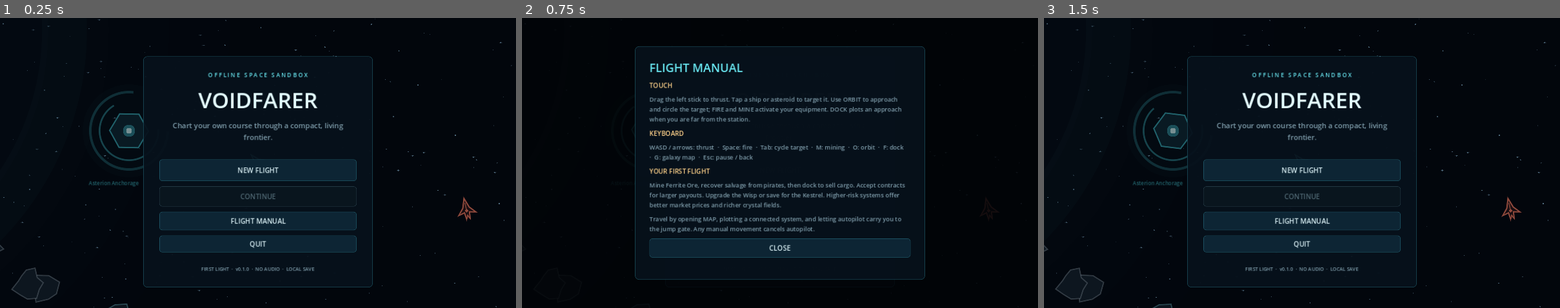
Above: before the commit, frames 1-3 (left to right).
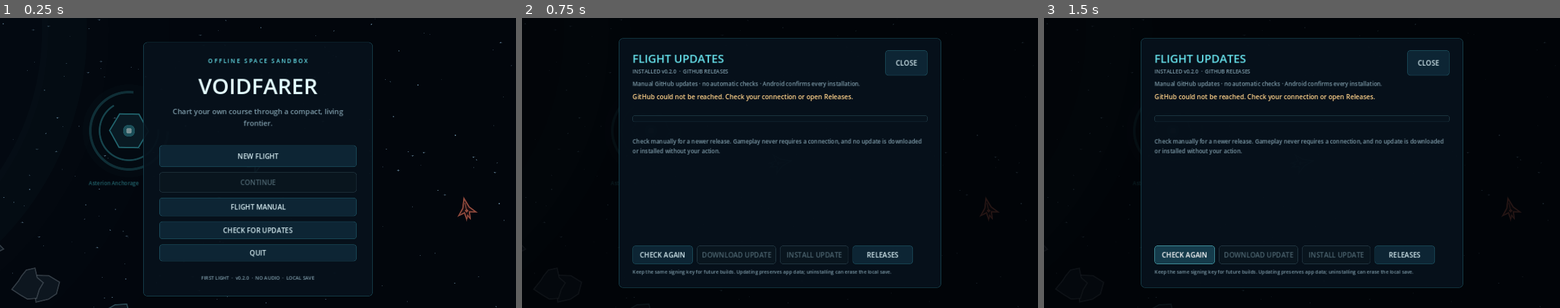
Above: after the commit, the same moments.

Repository: tensozanghetzu-hub/Voidfarer
Game: Godot game, scene res://scenes/main.tscn
The game is run twice, just before and just after one commit, with the same random seed, the same clock (stepped at 60 frames per second) and the same inputs.
Inputs (mouse positions are in pixels of both pictures, inside the frame that each line leads up to):
- Up to frame 1 (0.25 s): no input
- Up to frame 2 (0.75 s): click (780, 229) at 0.5 s, where only the run after the commit has a clickable "CHECK FOR UPDATES"
- Up to frame 3 (1.5 s): click (1183, 255) at 1.25 s, where only the run after the commit has a clickable "CHECK AGAIN"

The runs differ from the first frame. In frame 1, 10% of the frame differs, in the area x 27-73%, y 8-96%; in frame 2, 11%; in frame 3, 15%, in the area x 0-100%, y 0-100%.

Commit message:
Add verified in-game GitHub updater
Add manual release checks, release notes, cancelable downloads, size/SHA-256 verification, and an Android user-confirmed installer bridge. Preserve package and signing compatibility for save-retaining updates.

Diff:
--- a/project.godot
+++ b/project.godot
@@ -5,9 +5,15 @@
 [application]
 config/name="Voidfarer"
 config/description="An original offline tactical space sandbox."
+config/version="0.2.0"
 run/main_scene="res://scenes/main.tscn"
 config/features=PackedStringArray("4.3", "GL Compatibility")
 config/icon="res://assets/icon.png"
+
+[editor_plugins]
+; Enabled by tools/prepare_android_build.py after the first project import.
+; This avoids a Godot 4.3 clean headless-import crash with auto-loaded add-ons.
+enabled=PackedStringArray()
 
 [display]
 window/size/viewport_width=1280
--- a/scripts/game_data.gd
+++ b/scripts/game_data.gd
@@ -1,6 +1,6 @@
 extends RefCounted
 
-const GAME_VERSION := "0.1.0"
+const GAME_VERSION := "0.2.0"
 const SAVE_NAME := "Voidfarer"
 
 const RESOURCES := {
--- a/scripts/main.gd
+++ b/scripts/main.gd
@@ -4,6 +4,7 @@
 const SaveManager = preload("res://scripts/save_manager.gd")
 const WorldScript = preload("res://scripts/space_world.gd")
 const JoystickScript = preload("res://scripts/touch_joystick.gd")
+const UpdateManagerScript = preload("res://scripts/update_manager.gd")
 
 const CYAN := Color("69e8f2")
 const TEXT := Color("d7edf2")
@@ -51,6 +52,19 @@
 var map_list: VBoxContainer
 var map_subtitle: Label
 var death_detail: Label
+
+var updater: Node
+var update_screen: Control
+var update_version_label: Label
+var update_status_label: Label
+var update_notes_label: Label
+var update_progress_bar: ProgressBar
+var update_progress_label: Label
+var update_check_button: Button
+var update_download_button: Button
+var update_install_button: Button
+var update_cancel_button: Button
+
 var notice_timer := 0.0
 var hud_timer := 0.0
 
@@ -70,12 +84,18 @@
 	ui_layer = CanvasLayer.new()
 	ui_layer.name = "Interface"
 	add_child(ui_layer)
+	updater = UpdateManagerScript.new()
+	updater.name = "UpdateManager"
+	add_child(updater)
+	updater.changed.connect(_refresh_update_panel)
+	updater.progress_changed.connect(_on_update_progress)
 	_build_menu()
 	_build_hud()
 	_build_station()
 	_build_map()
 	_build_pause()
 	_build_death()
+	_build_updater()
 	show_menu()
 
 func _register_inputs() -> void:
@@ -232,7 +252,7 @@
 	menu_screen.add_child(shade)
 	shade.set_anchors_and_offsets_preset(Control.PRESET_FULL_RECT)
 	shade.color = Color(0.005, 0.015, 0.027, 0.44)
-	var panel := _center_panel(menu_screen, 570, 530)
+	var panel := _center_panel(menu_screen, 570, 600)
 	var box := _vbox(_margin(panel, 28), 13)
 	box.alignment = BoxContainer.ALIGNMENT_CENTER
 	var eyebrow := _label(box, "O F F L I N E   S P A C E   S A N D B O X", 14, CYAN)
@@ -245,6 +265,7 @@
 	_button(box, "NEW FLIGHT", start_new_game, Vector2(0, 54))
 	continue_button = _button(box, "CONTINUE", continue_game, Vector2(0, 50))
 	_button(box, "FLIGHT MANUAL", show_flight_manual, Vector2(0, 46))
+	_button(box, "CHECK FOR UPDATES", open_updater, Vector2(0, 44))
 	_button(box, "QUIT", func(): get_tree().quit(), Vector2(0, 42))
 	_spacer(box, 6)
 	var footer := _label(box, "FIRST LIGHT  ·  v%s  ·  NO AUDIO  ·  LOCAL SAVE" % Data.GAME_VERSION, 12, MUTED)
@@ -438,6 +459,90 @@
 	_button(box, "RECOVER AT STATION", recover_ship, Vector2(0, 54))
 	_button(box, "RETURN TO MAIN MENU", show_menu, Vector2(0, 46))
 
+func _build_updater() -> void:
+	update_screen = _overlay("FlightUpdates")
+	var panel := _center_panel(update_screen, 800, 620)
+	var outer := _vbox(_margin(panel, 22), 10)
+	var title_row := _hbox(outer, 10)
+	var titles := _vbox(title_row, 3)
+	titles.size_flags_horizontal = Control.SIZE_EXPAND_FILL
+	_label(titles, "FLIGHT UPDATES", 28, CYAN)
+	update_version_label = _label(titles, "", 13, MUTED)
+	update_cancel_button = _button(title_row, "CANCEL", func(): updater.cancel(), Vector2(105, 42))
+	_button(title_row, "CLOSE", close_updater, Vector2(105, 42))
+	_label(outer, "Manual GitHub updates · no automatic checks · Android confirms every installation.", 14, MUTED)
+	update_status_label = _label(outer, "", 16, Color("ffd28a"))
+	update_status_label.custom_minimum_size.y = 48
+	update_progress_bar = _bar(outer, CYAN)
+	update_progress_bar.custom_minimum_size.y = 14
+	update_progress_label = _label(outer, "", 12, MUTED)
+	update_progress_label.horizontal_alignment = HORIZONTAL_ALIGNMENT_CENTER
+	var notes_scroll := ScrollContainer.new()
+	outer.add_child(notes_scroll)
+	notes_scroll.size_flags_vertical = Control.SIZE_EXPAND_FILL
+	notes_scroll.horizontal_scroll_mode = ScrollContainer.SCROLL_MODE_DISABLED
+	update_notes_label = _label(notes_scroll, "", 14, MUTED)
+	update_notes_label.custom_minimum_size.x = 710
+	update_notes_label.size_flags_horizontal = Control.SIZE_EXPAND_FILL
+	var actions := _hbox(outer, 10)
+	update_check_button = _button(actions, "CHECK AGAIN", func(): updater.check_for_updates(), Vector2(150, 46))
+	update_download_button = _button(actions, "DOWNLOAD UPDATE", func(): updater.download_update(), Vector2(180, 46))
+	update_install_button = _button(actions, "INSTALL UPDATE", func(): updater.install_downloaded(), Vector2(170, 46))
+	_button(actions, "RELEASES", func(): updater.open_releases(), Vector2(150, 46))
+	_label(outer, "Keep the same signing key for future builds. Updating preserves app data; uninstalling can erase the local save.", 12, MUTED)
+	_refresh_update_panel()
+
+func open_updater() -> void:
+	if state != "menu":
+		return
+	state = "updater"
+	_hide_all_screens()
+	update_screen.visible = true
+	_refresh_update_panel()
+	if not updater.is_busy() and not updater.has_update() and not updater.has_download():
+		updater.check_for_updates()
+
+func close_updater() -> void:
+	if updater.is_busy():
+		updater.cancel()
+	show_menu()
+
+func _refresh_update_panel() -> void:
+	if update_status_label == null:
+		return
+	update_version_label.text = "INSTALLED v%s  ·  GITHUB RELEASES" % str(updater.current_version)
+	update_status_label.text = str(updater.status)
+	var available: bool = updater.has_update()
+	var ready: bool = updater.has_download()
+	var busy: bool = updater.is_busy()
+	if available:
+		var notes := str(updater.latest_release["notes"]).strip_edges()
+		update_notes_label.text = "%s\n\n%s" % [str(updater.latest_release["title"]), notes if not notes.is_empty() else "No release notes were provided."]
+	else:
+		update_notes_label.text = "Check manually for a newer release. Gameplay never requires a connection, and no update is downloaded or installed without your action."
+	update_check_button.disabled = busy
+	update_download_button.disabled = busy or not available or ready
+	update_download_button.text = "DOWNLOADED" if ready else "DOWNLOAD UPDATE"
+	update_install_button.disabled = busy or not ready
+	update_cancel_button.visible = busy
+	if updater.operation == "check":
+		update_progress_bar.max_value = 1.0
+		update_progress_bar.value = 0.0
+		update_progress_label.text = "Contacting GitHub…"
+
+func _on_update_progress(received: int, total: int) -> void:
+	if update_progress_bar == null:
+		return
+	update_progress_bar.max_value = maxf(float(total), 1.0)
+	update_progress_bar.value = float(received)
+	if total > 0:
+		var percent := int(round(100.0 * float(received) / float(total)))
+		update_progress_label.text = "%.1f / %.1f MB  ·  %d%%" % [float(received) / 1048576.0, float(total) / 1048576.0, percent]
+	elif received > 0:
+		update_progress_label.text = "%.1f MB downloaded" % (float(received) / 1048576.0)
+	else:
+		update_progress_label.text = ""
+
 func show_menu() -> void:
 	state = "menu"
 	world.set_active(false)
@@ -446,7 +551,7 @@
 	continue_button.disabled = not SaveManager.has_save()
 
 func _hide_all_screens() -> void:
-	for screen in [menu_screen, hud, station_screen, map_screen, pause_screen, death_screen]:
+	for screen in [menu_screen, hud, station_screen, map_screen, pause_screen, death_screen, update_screen]:
 		screen.visible = false
 
 func start_new_game() -> void:
@@ -877,6 +982,8 @@
 			undock()
 		"death":
 			show_menu()
+		"updater":
+			close_updater()
 		"menu":
 			get_tree().quit()
 
--- /dev/null
+++ b/scripts/update_manager.gd
@@ -0,0 +1,279 @@
+extends Node
+
+const Data = preload("res://scripts/game_data.gd")
+
+const API_URL := "https://api.github.com/repos/tensozanghetzu-hub/Voidfarer/releases/latest"
+const RELEASES_URL := "https://github.com/tensozanghetzu-hub/Voidfarer/releases"
+const DOWNLOAD_URL_PREFIX := "https://github.com/tensozanghetzu-hub/Voidfarer/releases/download/"
+const ASSET_NAME := "Voidfarer.apk"
+const UPDATE_DIR := "user://updates"
+const PART_PATH := "user://updates/Voidfarer-update.apk.part"
+const FINAL_PATH := "user://updates/Voidfarer-update.apk"
+var request_headers := PackedStringArray([
+	"Accept: application/vnd.github+json",
+	"User-Agent: Voidfarer-Android-Updater",
+	"X-GitHub-Api-Version: 2022-11-28"
+])
+
+signal changed
+signal progress_changed(received: int, total: int)
+
+var current_version := Data.GAME_VERSION
+var operation := ""
+var status := "Check GitHub only when you choose. Gameplay remains offline."
+var latest_release: Dictionary = {}
+var downloaded_path := ""
+var downloaded_tag := ""
+var last_progress := -1
+
+var check_request: HTTPRequest
+var download_request: HTTPRequest
+
+func _ready() -> void:
+	check_request = _make_request(45.0)
+	check_request.body_size_limit = 2 * 1024 * 1024
+	check_request.request_completed.connect(_on_check_completed)
+	download_request = _make_request(0.0)
+	download_request.request_completed.connect(_on_download_completed)
+
+func _make_request(timeout_seconds: float) -> HTTPRequest:
+	var request := HTTPRequest.new()
+	add_child(request)
+	request.timeout = timeout_seconds
+	request.max_redirects = 8
+	request.use_threads = true
+	request.download_chunk_size = 65536
+	return request
+
+func is_busy() -> bool:
+	return not operation.is_empty()
+
+func has_update() -> bool:
+	return not latest_release.is_empty()
+
+func has_download() -> bool:
+	return not downloaded_path.is_empty() and FileAccess.file_exists(downloaded_path)
+
+func check_for_updates() -> void:
+	if is_busy():
+		return
+	latest_release.clear()
+	downloaded_path = ""
+	downloaded_tag = ""
+	_remove_if_exists(PART_PATH)
+	_remove_if_exists(FINAL_PATH)
+	last_progress = -1
+	operation = "check"
+	status = "Checking the latest GitHub release…"
+	changed.emit()
+	var error := check_request.request(API_URL, request_headers)
+	if error != OK:
+		_fail("Could not start the update check. Open Releases or try again later.", "check")
+
+func download_update() -> void:
+	if is_busy() or latest_release.is_empty():
+		return
+	if has_download() and downloaded_tag == str(latest_release["tag"]):
+		status = "Update already downloaded and verified. Ready to install."
+		changed.emit()
+		return
+	DirAccess.make_dir_recursive_absolute(UPDATE_DIR)
+	_remove_if_exists(PART_PATH)
+	_remove_if_exists(FINAL_PATH)
+	downloaded_path = ""
+	downloaded_tag = ""
+	last_progress = -1
+	operation = "download"
+	status = "Downloading Voidfarer v%s…" % str(latest_release["version"])
+	download_request.download_file = PART_PATH
+	changed.emit()
+	progress_changed.emit(0, int(latest_release["size"]))
+	var error := download_request.request(str(latest_release["url"]), request_headers)
+	if error != OK:
+		_fail("Could not start the download. Check your connection and try again.", "download")
+
+func cancel() -> void:
+	if operation == "check":
+		check_request.cancel_request()
+	elif operation == "download":
+		download_request.cancel_request()
+		_remove_if_exists(PART_PATH)
+	else:
+		return
+	operation = ""
+	status = "Update request canceled. No changes were installed."
+	progress_changed.emit(0, 0)
+	changed.emit()
+
+func install_downloaded() -> String:
+	if not has_download():
+		status = "Download and verify an update before installing."
+		changed.emit()
+		return "error"
+	if OS.get_name() != "Android":
+		status = "The APK is verified. Android installation is available on an Android device."
+		changed.emit()
+		return "unsupported"
+	if not Engine.has_singleton("VoidfarerUpdater"):
+		status = "The Android installer bridge is unavailable. Use the Releases page instead."
+		changed.emit()
+		return "error"
+	var bridge = Engine.get_singleton("VoidfarerUpdater")
+	var result: String = str(bridge.installApk(ProjectSettings.globalize_path(downloaded_path)))
+	match result:
+		"started":
+			status = "Android's installer is open. Confirm the update; your save is retained."
+		"permission_required":
+			status = "Enable ‘Allow from this source’ for Voidfarer, return here, then tap INSTALL again."
+		_:
+			status = "Could not open Android's installer. %s" % result.trim_prefix("error: ")
+	changed.emit()
+	return result
+
+func open_releases() -> void:
+	OS.shell_open(RELEASES_URL)
+
+func _process(_delta: float) -> void:
+	if operation != "download":
+		return
+	var received := download_request.get_downloaded_bytes()
+	var total := download_request.get_body_size()
+	if total <= 0 and not latest_release.is_empty():
+		total = int(latest_release["size"])
+	var marker := int(float(received) / 262144.0)
+	if marker != last_progress:
+		last_progress = marker
+		progress_changed.emit(received, total)
+
+func _on_check_completed(result: int, response_code: int, _headers: PackedStringArray, body: PackedByteArray) -> void:
+	if operation != "check":
+		return
+	operation = ""
+	if result != HTTPRequest.RESULT_SUCCESS:
+		_fail("GitHub could not be reached. Check your connection or open Releases.", "")
+		return
+	if response_code != 200:
+		_fail("GitHub returned HTTP %d. Try again later or open Releases." % response_code, "")
+		return
+	var json := JSON.new()
+	if json.parse(body.get_string_from_utf8()) != OK or not json.data is Dictionary:
+		_fail("GitHub returned an unreadable release response. Try again later.", "")
+		return
+	var parsed := parse_release(json.data)
+	if parsed.is_empty():
+		_fail("The latest release has no compatible Voidfarer.apk download.", "")
+		return
+	if not is_newer_version(str(parsed["version"]), current_version):
+		status = "You’re up to date · Voidfarer v%s" % current_version
+		changed.emit()
+		return
+	latest_release = parsed
+	status = "Update available · Voidfarer v%s" % str(parsed["version"])
+	changed.emit()
+
+func _on_download_completed(result: int, response_code: int, _headers: PackedStringArray, _body: PackedByteArray) -> void:
+	if operation != "download":
+		return
+	operation = ""
+	if result != HTTPRequest.RESULT_SUCCESS or response_code != 200:
+		_remove_if_exists(PART_PATH)
+		_fail("The update download was interrupted. No partial file was kept.", "")
+		return
+	if not FileAccess.file_exists(PART_PATH):
+		_fail("The downloaded APK could not be saved on this device.", "")
+		return
+	var file := FileAccess.open(PART_PATH, FileAccess.READ)
+	if file == null:
+		_fail("The downloaded APK could not be read for verification.", "")
+		return
+	var actual_size := file.get_length()
+	file.close()
+	var expected_size := int(latest_release["size"])
+	if expected_size > 0 and actual_size != expected_size:
+		_remove_if_exists(PART_PATH)
+		_fail("The APK size did not match GitHub's release data. The file was deleted.", "")
+		return
+	var expected_digest := str(latest_release["digest"])
+	if not expected_digest.is_empty():
+		var actual_digest := FileAccess.get_sha256(PART_PATH)
+		if actual_digest.to_lower() != expected_digest.to_lower():
+			_remove_if_exists(PART_PATH)
+			_fail("The APK integrity check failed. The file was deleted.", "")
+			return
+	_remove_if_exists(FINAL_PATH)
+	if DirAccess.rename_absolute(PART_PATH, FINAL_PATH) != OK:
+		_remove_if_exists(PART_PATH)
+		_fail("The verified APK could not be moved into the update folder.", "")
+		return
+	downloaded_path = FINAL_PATH
+	downloaded_tag = str(latest_release["tag"])
+	status = "Download verified · v%s is ready to install." % str(latest_release["version"])
+	progress_changed.emit(actual_size, actual_size)
+	changed.emit()
+
+func _fail(message: String, expected_operation: String) -> void:
+	if not expected_operation.is_empty() and operation != expected_operation:
+		return
+	operation = ""
+	status = message
+	progress_changed.emit(0, 0)
+	changed.emit()
+
+static func _remove_if_exists(path: String) -> void:
+	if FileAccess.file_exists(path):
+		DirAccess.remove_absolute(path)
+
+static func parse_release(payload: Dictionary) -> Dictionary:
+	if bool(payload.get("draft", false)) or bool(payload.get("prerelease", false)):
+		return {}
+	var tag := str(payload.get("tag_name", "")).strip_edges()
+	if tag.is_empty():
+		return {}
+	var assets = payload.get("assets", [])
+	if not assets is Array:
+		return {}
+	for item in assets:
+		if not item is Dictionary:
+			continue
+		if str(item.get("name", "")) != ASSET_NAME:
+			continue
+		var url := str(item.get("browser_download_url", ""))
+		var size := int(item.get("size", 0))
+		if not url.begins_with(DOWNLOAD_URL_PREFIX) or size <= 0:
+			return {}
+		var digest := ""
+		if item.get("digest", null) is String:
+			digest = str(item["digest"]).trim_prefix("sha256:")
+		var notes = payload.get("body", "")
+		if notes == null:
+			notes = ""
+		return {
+			"tag": tag,
+			"version": tag.trim_prefix("v"),
+			"title": str(payload.get("name", "Voidfarer update")),
+			"notes": str(notes).left(16000),
+			"url": url,
+			"size": size,
+			"digest": digest,
+			"page": str(payload.get("html_url", RELEASES_URL))
+		}
+	return {}
+
+static func is_newer_version(candidate: String, current: String) -> bool:
+	var left := _version_parts(candidate)
+	var right := _version_parts(current)
+	for index in range(3):
+		if left[index] > right[index]:
+			return true
+		if left[index] < right[index]:
+			return false
+	return false
+
+static func _version_parts(value: String) -> Array[int]:
+	var clean := value.strip_edges().trim_prefix("v").split("-", false)[0].split("+", false)[0]
+	var pieces := clean.split(".", false)
+	var result: Array[int] = [0, 0, 0]
+	for index in range(mini(3, pieces.size())):
+		var piece := pieces[index]
+		result[index] = int(piece) if piece.is_valid_int() else 0
+	return result
--- a/tests/capture_preview.gd
+++ b/tests/capture_preview.gd
@@ -1,4 +1,7 @@
 extends SceneTree
+
+const UpdateManager = preload("res://scripts/update_manager.gd")
+const SaveManager = preload("res://scripts/save_manager.gd")
 
 func _initialize() -> void:
 	call_deferred("_run")
@@ -36,5 +39,36 @@
 	game.open_map()
 	await create_timer(0.4).timeout
 	root.get_texture().get_image().save_png("res://test-results/map.png")
+	game.show_menu()
+	await create_timer(0.3).timeout
+	root.get_texture().get_image().save_png("res://test-results/menu.png")
+	game.updater.latest_release = {
+		"tag": "v0.3.0",
+		"version": "0.3.0",
+		"title": "Voidfarer: Frontier Signals",
+		"notes": "A preview of the manual update flow.\n\n• Check GitHub only when requested\n• Verify the downloaded APK\n• Confirm installation through Android\n\nGameplay and local saves remain available offline.",
+		"url": UpdateManager.DOWNLOAD_URL_PREFIX + "v0.3.0/Voidfarer.apk",
+		"size": 24371660,
+		"digest": "abc123",
+		"page": UpdateManager.RELEASES_URL
+	}
+	game.updater.status = "Update available · Voidfarer v0.3.0"
+	game.open_updater()
+	await create_timer(0.3).timeout
+	root.get_texture().get_image().save_png("res://test-results/updater.png")
+	DirAccess.make_dir_recursive_absolute(UpdateManager.UPDATE_DIR)
+	var placeholder := FileAccess.open(UpdateManager.FINAL_PATH, FileAccess.WRITE)
+	placeholder.store_buffer(PackedByteArray([1]))
+	placeholder.close()
+	game.updater.downloaded_path = UpdateManager.FINAL_PATH
+	game.updater.downloaded_tag = "v0.3.0"
+	game.updater.status = "Download verified · v0.3.0 is ready to install."
+	game.updater.progress_changed.emit(24371660, 24371660)
+	game.updater.changed.emit()
+	await create_timer(0.3).timeout
+	root.get_texture().get_image().save_png("res://test-results/updater-ready.png")
+	game.close_updater()
+	DirAccess.remove_absolute(UpdateManager.FINAL_PATH)
+	SaveManager.delete_save()
 	print("Preview images captured")
 	quit()
--- a/tests/test_runner.gd
+++ b/tests/test_runner.gd
@@ -2,6 +2,7 @@
 
 const Data = preload("res://scripts/game_data.gd")
 const SaveManager = preload("res://scripts/save_manager.gd")
+const UpdateManager = preload("res://scripts/update_manager.gd")
 
 var game: Node
 var failures: Array[String] = []
@@ -105,6 +106,39 @@
 	check(Data.cargo_used(game.profile) == 0, "insurance recovery clears lost cargo")
 	check(float(world.player["hull"]) > 0.0, "insurance recovery restores ship hull")
 
+	# Update metadata, version ordering, and panel behavior (no network required).
+	check(UpdateManager.is_newer_version("0.3.0", "0.2.0"), "updater detects a newer release")
+	check(not UpdateManager.is_newer_version("0.2.0", "0.2.0"), "updater rejects the installed version")
+	check(UpdateManager.is_newer_version("0.10.0", "0.9.9"), "updater compares numeric version segments")
+	check(not UpdateManager.is_newer_version("0.1.9", "0.2.0"), "updater rejects older releases")
+	var release_payload := {
+		"tag_name": "v0.3.0",
+		"name": "Voidfarer test update",
+		"body": "Updater test notes",
+		"draft": false,
+		"prerelease": false,
+		"html_url": "https://github.com/tensozanghetzu-hub/Voidfarer/releases/tag/v0.3.0",
+		"assets": [{
+			"name": "Voidfarer.apk",
+			"browser_download_url": "https://github.com/tensozanghetzu-hub/Voidfarer/releases/download/v0.3.0/Voidfarer.apk",
+			"size": 24371660,
+			"digest": "sha256:abc123"
+		}]
+	}
+	var parsed_release := UpdateManager.parse_release(release_payload)
+	check(str(parsed_release.get("version", "")) == "0.3.0" and str(parsed_release.get("digest", "")) == "abc123", "updater parses release asset and digest")
+	release_payload["assets"][0]["browser_download_url"] = "https://example.com/Voidfarer.apk"
+	check(UpdateManager.parse_release(release_payload).is_empty(), "updater rejects an untrusted APK URL")
+	game.show_menu()
+	check(game.update_download_button.disabled, "updater disables download before a release is selected")
+	game.updater.latest_release = parsed_release
+	game.updater.status = "Update available · Voidfarer v0.3.0"
+	game.open_updater()
+	check(game.state == "updater" and game.update_screen.visible, "update panel opens from the main menu")
+	check(not game.update_download_button.disabled, "available release enables the download button")
+	game.close_updater()
+	check(game.state == "menu" and not game.update_screen.visible, "update panel closes safely")
+
 	SaveManager.delete_save()
 	if failures.is_empty():
 		print("ALL TESTS PASSED")
--- /dev/null
+++ b/tests/test_update_network.gd
@@ -0,0 +1,58 @@
+extends SceneTree
+
+const UpdateManager = preload("res://scripts/update_manager.gd")
+
+var manager: Node
+var failures: Array[String] = []
+
+func _initialize() -> void:
+	call_deferred("_run")
+
+func check(condition: bool, message: String) -> void:
+	if condition:
+		print("PASS: ", message)
+	else:
+		failures.append(message)
+		push_error("FAIL: " + message)
+
+func _run() -> void:
+	manager = UpdateManager.new()
+	root.add_child(manager)
+	await process_frame
+	# Force any current public release to count as an update.
+	manager.current_version = "0.0.1"
+	manager.check_for_updates()
+	var elapsed := 0.0
+	while manager.is_busy() and elapsed < 60.0:
+		await create_timer(0.1).timeout
+		elapsed += 0.1
+	check(manager.has_update(), "GitHub latest-release lookup returns a compatible APK")
+	if not manager.has_update():
+		print("Updater status: ", manager.status)
+		quit(1)
+		return
+	print("Release: ", manager.latest_release["tag"], " · ", manager.latest_release["size"], " bytes")
+
+	manager.download_update()
+	elapsed = 0.0
+	while manager.is_busy() and elapsed < 180.0:
+		await create_timer(0.1).timeout
+		elapsed += 0.1
+	check(manager.has_download(), "GitHub APK download completes and is retained")
+	if manager.has_download():
+		var expected := str(manager.latest_release["digest"])
+		if not expected.is_empty():
+			check(FileAccess.get_sha256(manager.downloaded_path) == expected, "downloaded APK matches GitHub SHA-256")
+		check(manager.install_downloaded() == "unsupported", "desktop install attempt safely reports Android-only status")
+	else:
+		print("Updater status: ", manager.status)
+
+	if FileAccess.file_exists(UpdateManager.FINAL_PATH):
+		DirAccess.remove_absolute(UpdateManager.FINAL_PATH)
+	DirAccess.remove_absolute(UpdateManager.PART_PATH)
+	if failures.is_empty():
+		print("ALL NETWORK UPDATER TESTS PASSED")
+		quit(0)
+	else:
+		print("NETWORK TEST FAILURES: ", failures)
+		quit(1)
Not shown, added: addons/voidfarer_updater/export_plugin.gd
Not shown, added: addons/voidfarer_updater/plugin.cfg
Not shown, changed: export_presets.cfg
Not shown, added: native/android_updater/AndroidManifest.xml
Not shown, added: addons/voidfarer_updater/voidfarer_updater.aar
Not shown, changed: docs/BUILDING.md
Not shown, changed: docs/ROADMAP.md
Not shown, added: docs/UPDATES.md
Not shown, added: native/android_updater/build.sh
Not shown, added: native/android_updater/src/com/voidfarer/updater/VoidfarerUpdaterPlugin.java
